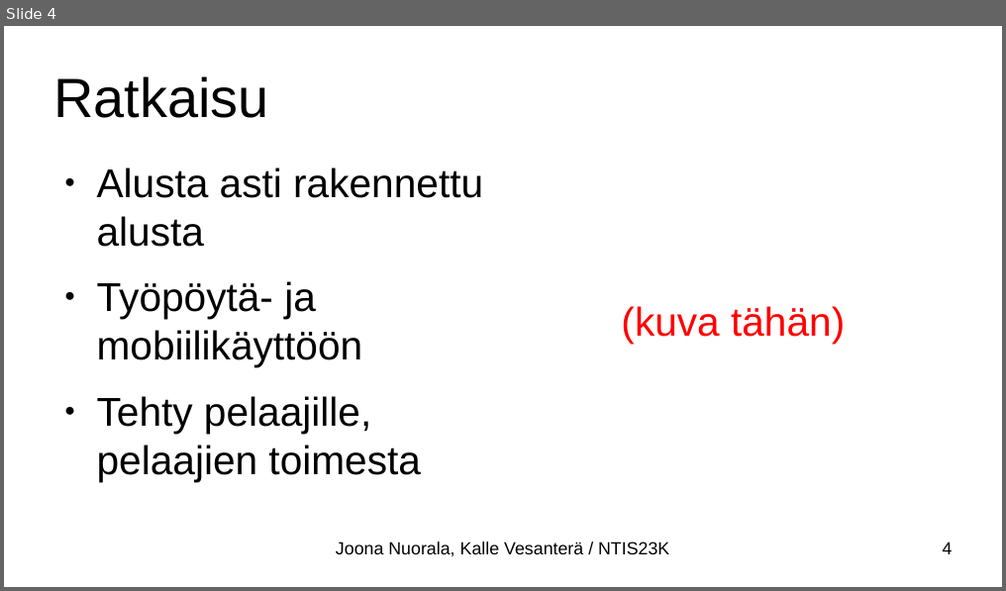
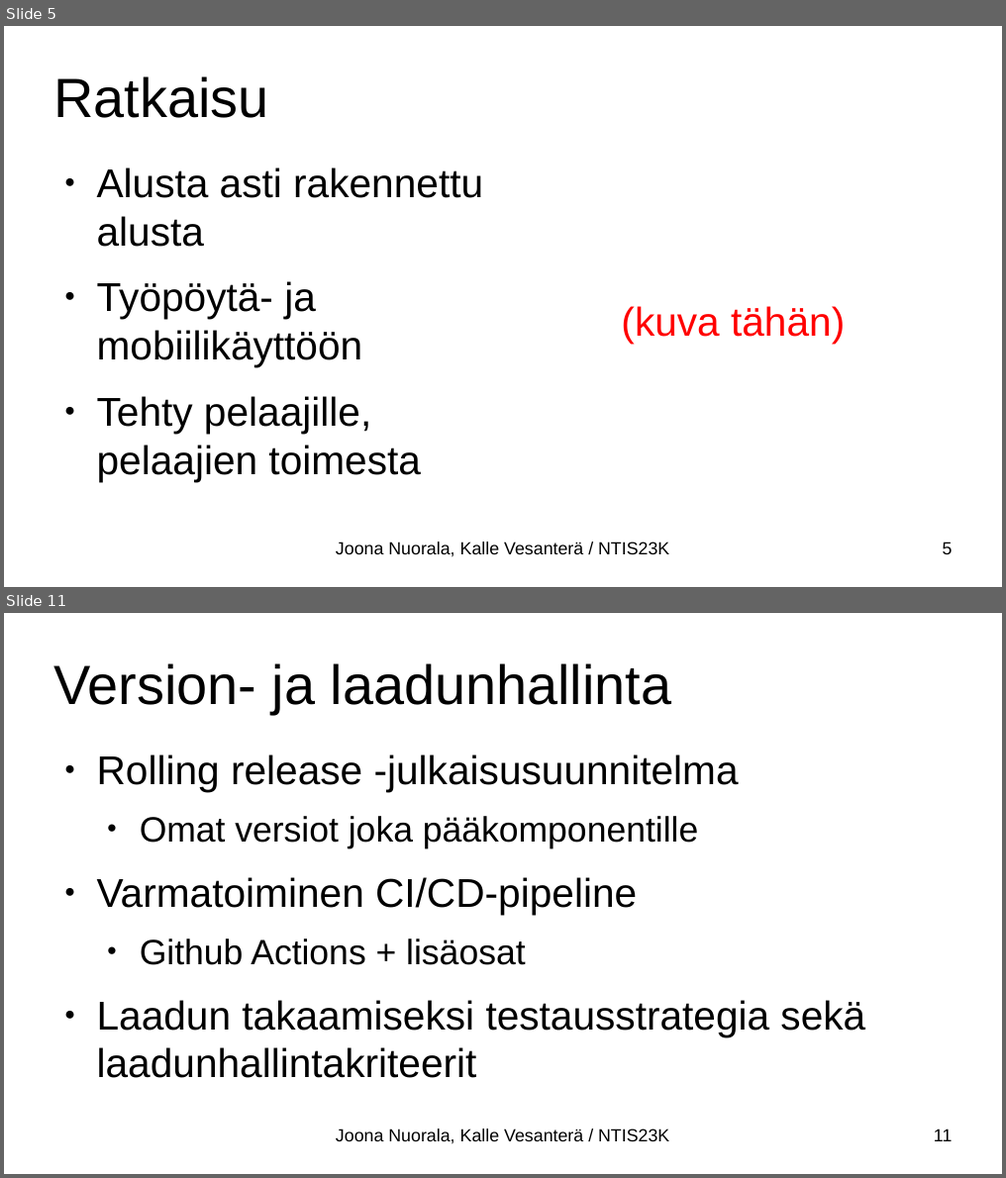
Before and after one commit to Kabskibs/centria_ohjelmistotuotanto, a slide deck: esitys/esitys_wip.odp. Shown one above the other, each under a label of ours: slide 4 before the commit, slides 5 and 11 after it; the slides between them are not shown. The pictures are 1006x591 and 1006x1178 pixels, drawn with LibreOffice and Linux fonts; fonts in the diff are those of the drawing. Boxes give left, top, right and bottom in pixels: in the first picture for what was removed or moved away, otherwise in the second. Text is boxed around its words. In the diff, an @@ line names an element or a change of style, - is before the commit and + after.

```diff
--- a/esitys/esitys_wip.odp
+++ b/esitys/esitys_wip.odp
@@ slide 11 added at (x1=4, y1=613, x2=1002, y2=1174), background #FFFFFF @@
@@ title added at (x1=54, y1=663, x2=672, y2=714), 44 pt, text #000000 @@
+Version- ja laadunhallinta
@@ text added at (x1=97, y1=755, x2=865, y2=1078), 32 pt, text #000000 @@
+● Rolling release -julkaisusuunnitelma
+  • Omat versiot joka pääkomponentille
+● Varmatoiminen CI/CD-pipeline
+  • Github Actions + lisäosat
+● Laadun takaamiseksi testausstrategia sekä laadunhallintakriteerit
@@ text added at (x1=336, y1=1129, x2=669, y2=1145), 14 pt, text #000000 @@
+Joona Nuorala, Kalle Vesanterä / NTIS23K
@@ page number added at (x1=934, y1=1129, x2=951, y2=1142), 14 pt, text #000000 @@
+11
@@ what was slide 4 is now slide 5 @@
@@ page number at (x1=943, y1=542, x2=952, y2=555): text changed @@
-4
+5
```
Also in this commit, not shown: 6 slides changed, 3 other slides added, 2 other files.
